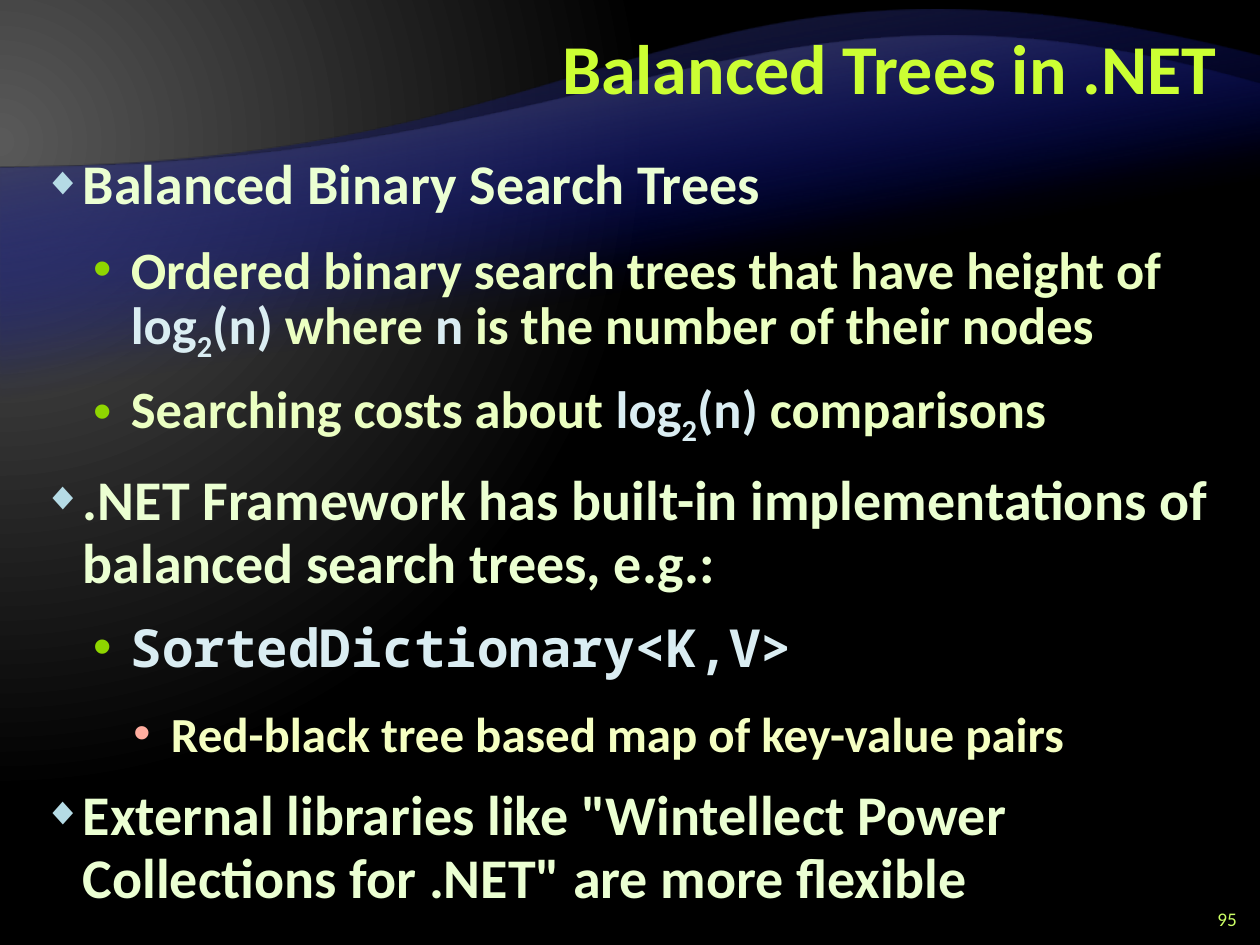
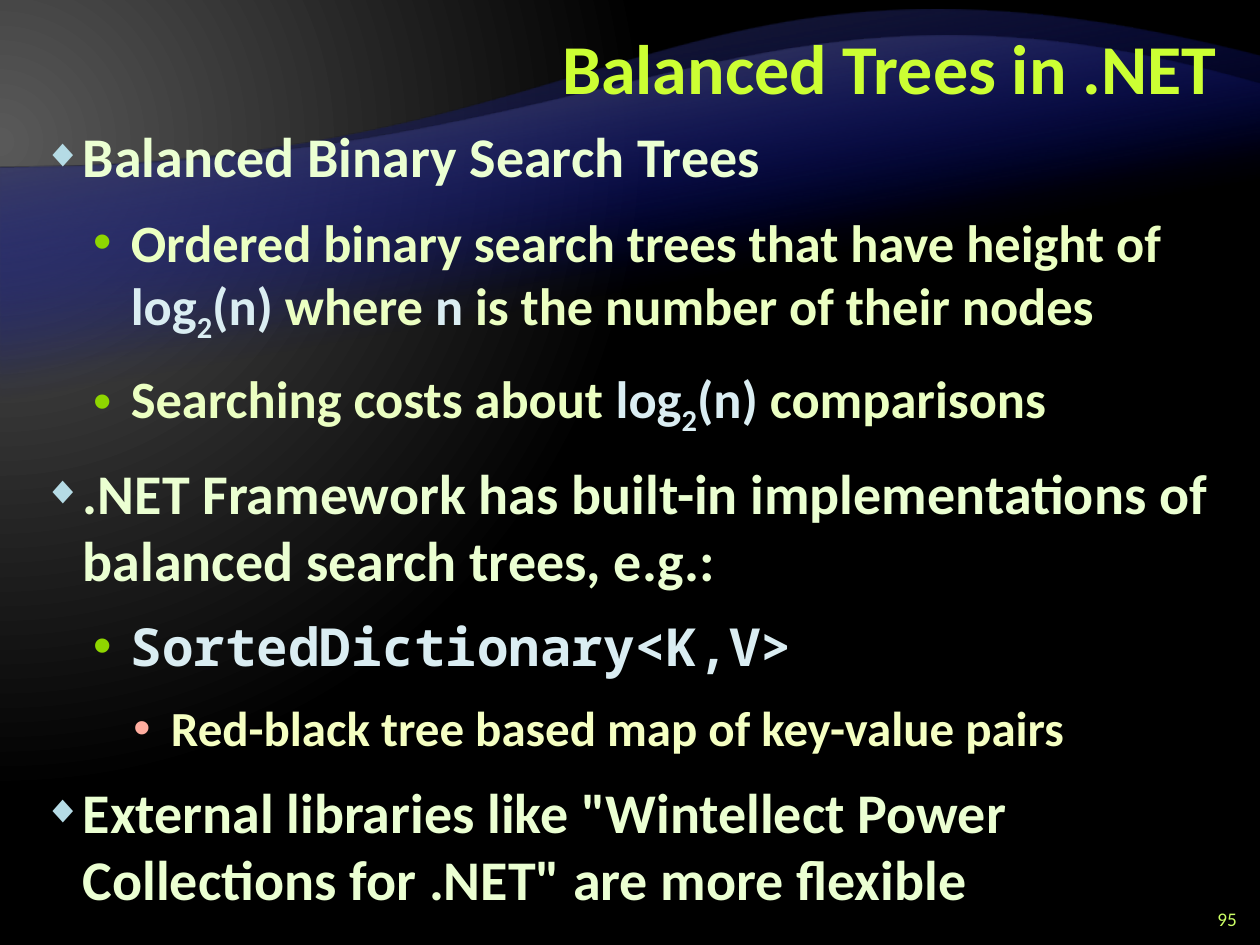
Before and after one commit to Graveheart/aspnetcourse, a slide deck: slide 95 of 2010/lectures/3. CSharp Language Overview - Part II.pptx. Drawn at 1260x945 pixels with LibreOffice and Linux fonts; fonts in the diff are those of the drawing; background and template pictures are left out. Boxes give left, top, right and bottom in pixels: in the first picture for what was removed or moved away, otherwise in the second. Text is boxed around its words. In the diff, an @@ line names an element or a change of style, - is before the commit and + after.

```diff
--- a/2010/lectures/3. CSharp Language Overview - Part II.pptx
+++ b/2010/lectures/3. CSharp Language Overview - Part II.pptx
@@ text "Balanced Binary Search Trees": place and size @@
-text "Balanced Binary Search Trees" at (83,159,1207,899)
+text "Balanced Binary Search Trees" at (83,130,1207,901)
@@ text "Balanced Binary Search Trees" at (83,130,1207,901): line spacing 36pt to 1 @@
```
Also in this commit, not shown: 88 other slides changed.
